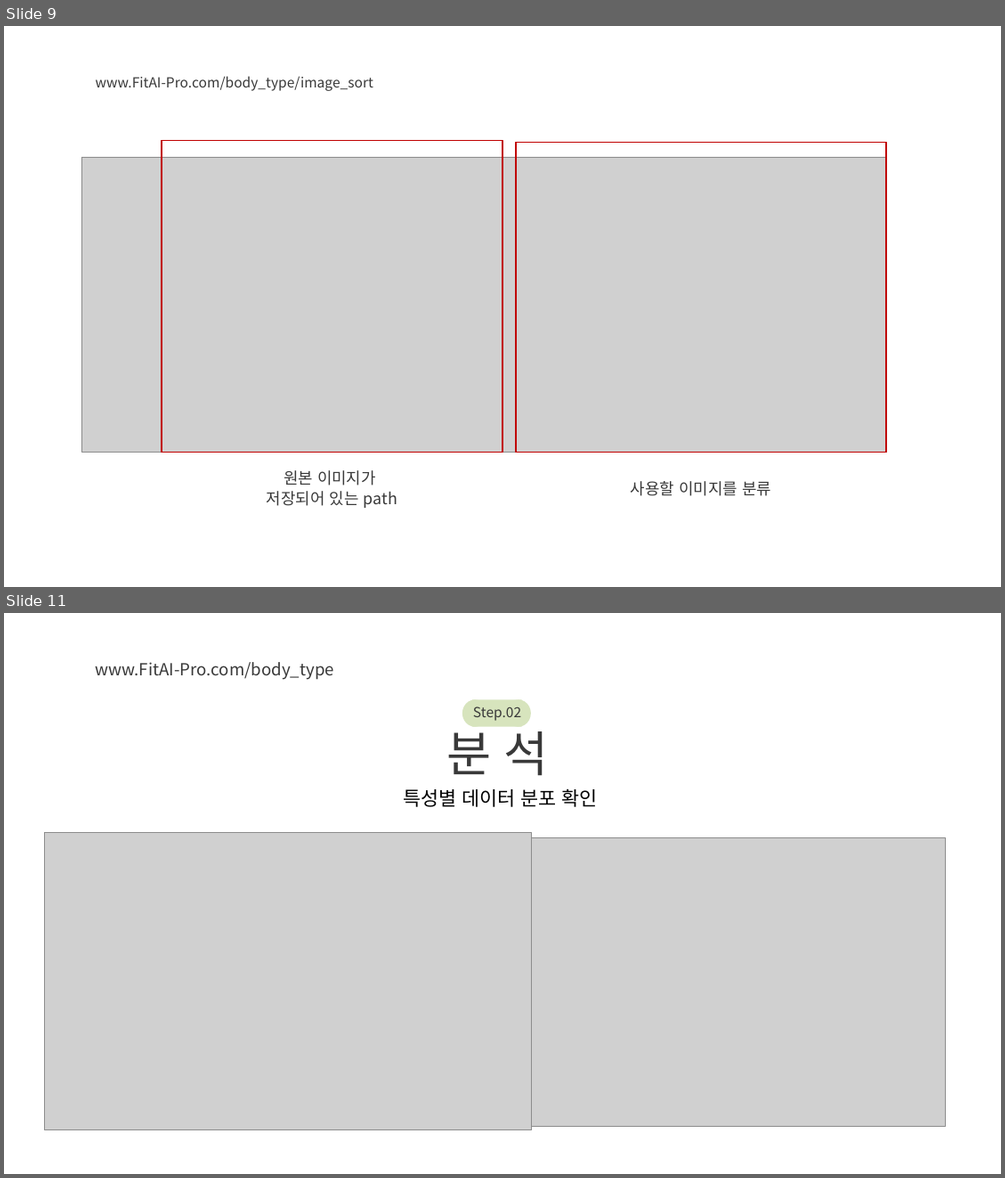
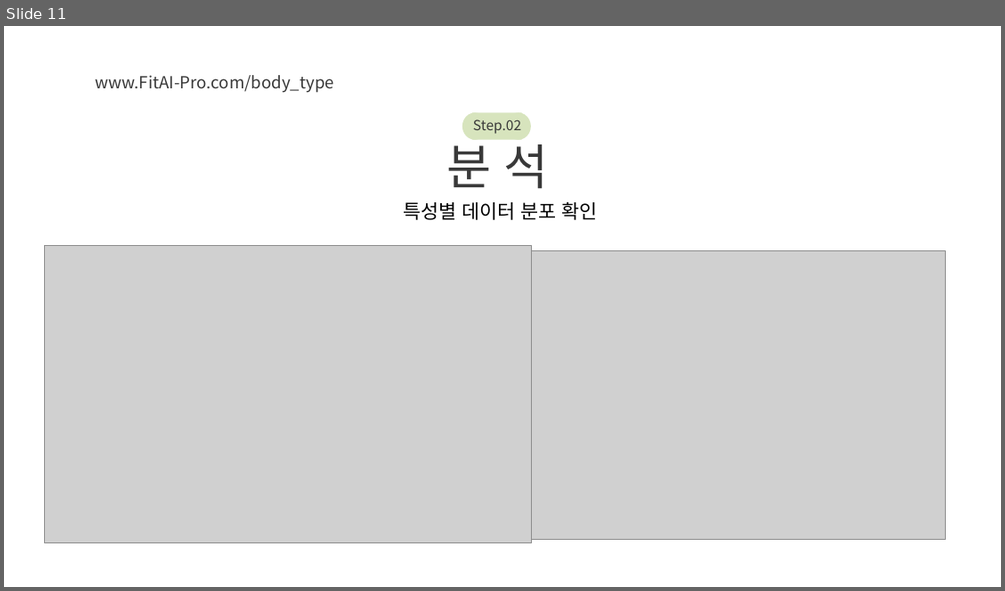
Before and after one commit to ssoom98/FitAI_Pro, a slide deck: ppt/FitAI-Pro_CSM.pptx. Shown one above the other, each under a label of ours: slides 9 and 11 before the commit, slide 11 after it; the slides between them are not shown. The pictures are 1005x1178 and 1005x591 pixels, drawn with LibreOffice and Linux fonts; fonts in the diff are those of the drawing; grey boxes stand for pictures; background and template pictures are left out. Boxes give left, top, right and bottom in pixels: in the first picture for what was removed or moved away, otherwise in the second. Text is boxed around its words. In the diff, an @@ line names an element or a change of style, - is before the commit and + after.

```diff
--- a/ppt/FitAI-Pro_CSM.pptx
+++ b/ppt/FitAI-Pro_CSM.pptx
@@ slide 9 removed at <box>4,26,1001,587</box>, background picture (left out) @@
@@ text removed at <box>96,76,373,91</box> @@
-www.FitAI-Pro.com/body_type/image_sort
@@ picture removed at <box>81,157,886,451</box> @@
@@ rectangle removed at <box>162,140,502,451</box> @@
@@ rectangle removed at <box>516,142,886,451</box> @@
@@ text removed at <box>267,470,397,507</box> @@
-원본 이미지가
-저장되어 있는 path
@@ text removed at <box>631,481,771,496</box> @@
-사용할 이미지를 분류
```
Also in this commit, not shown: 9 slides changed, 8 slides added, 9 other files.
